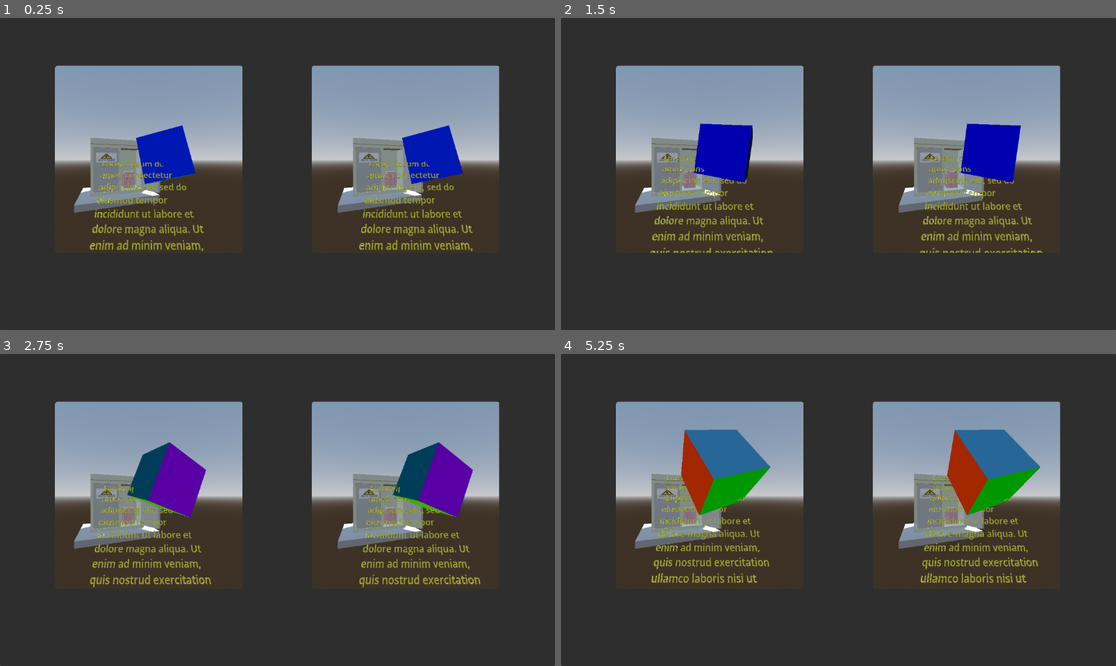
Above: before the commit, frames 1-4 (two rows, left to right).
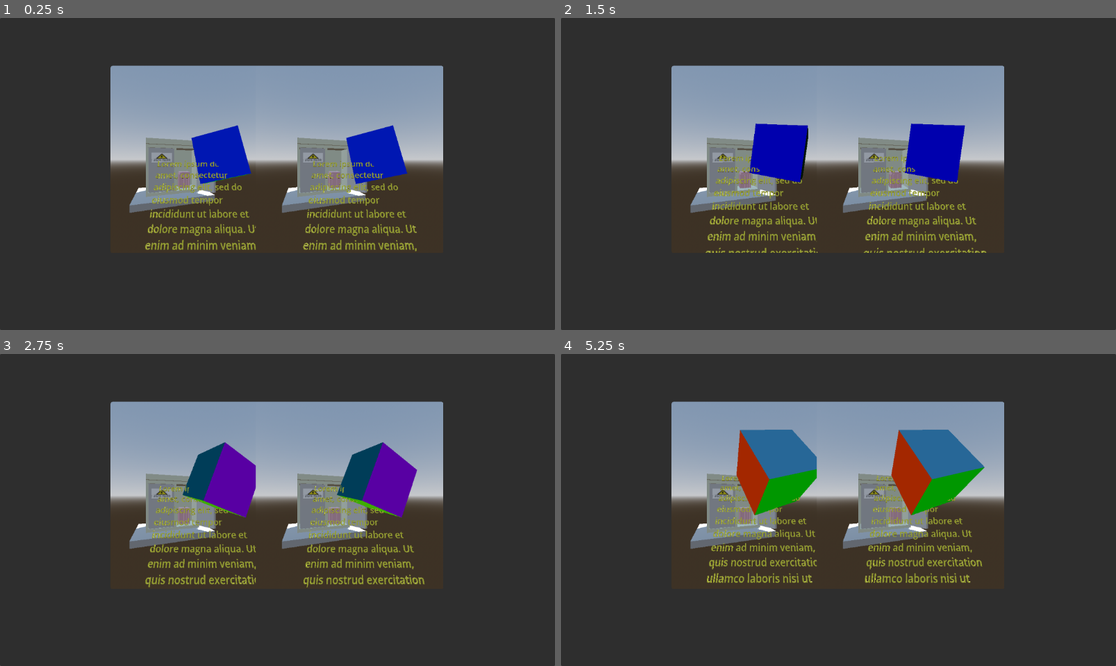
Above: after the commit, the same moments.

Repository: takuya-jazeera/VR_Godot_Jikken
Game: Godot game, scene res://Scenes/PostRender.tscn
Same seed, same stepped clock (60 frames per second), same inputs: the game is played once before the commit and once after it.
Inputs:
- Up to frame 1 (0.25 s): no input
- Up to frame 2 (1.5 s): no input
- Up to frame 3 (2.75 s): no input
- Up to frame 4 (5.25 s): no input

The runs differ from the first frame. In frame 1, 25% of the frame differs, in the area x 9-90%, y 15-75%; in frame 2, 25%; in frame 3, 27%; in frame 4, 30%, in the area x 9-90%, y 15-74%.

Commit message:
add gitignore and readme

Diff:
--- a/Scripts/PostRender.gd
+++ b/Scripts/PostRender.gd
@@ -18,7 +18,7 @@
 func _on_draw():
 	panel.size = get_window().size
 	view_height = get_window().size.y * 0.6
-	margin_horizontal = get_window().size.x * 0.1
+	margin_horizontal = get_window().size.x * 0.2
 
 	var panel_l = panel.get_node("L")
 	var panel_r = panel.get_node("R")
Not shown, changed: export_presets.cfg
Not shown, added: ..gitignore.un~
Not shown, changed: .README.md.un~
Not shown, changed: .gitignore
Not shown, added: .gitignore~
Not shown, changed: README.md
Not shown, changed: README.md~
Not shown, added: release_test.zip
